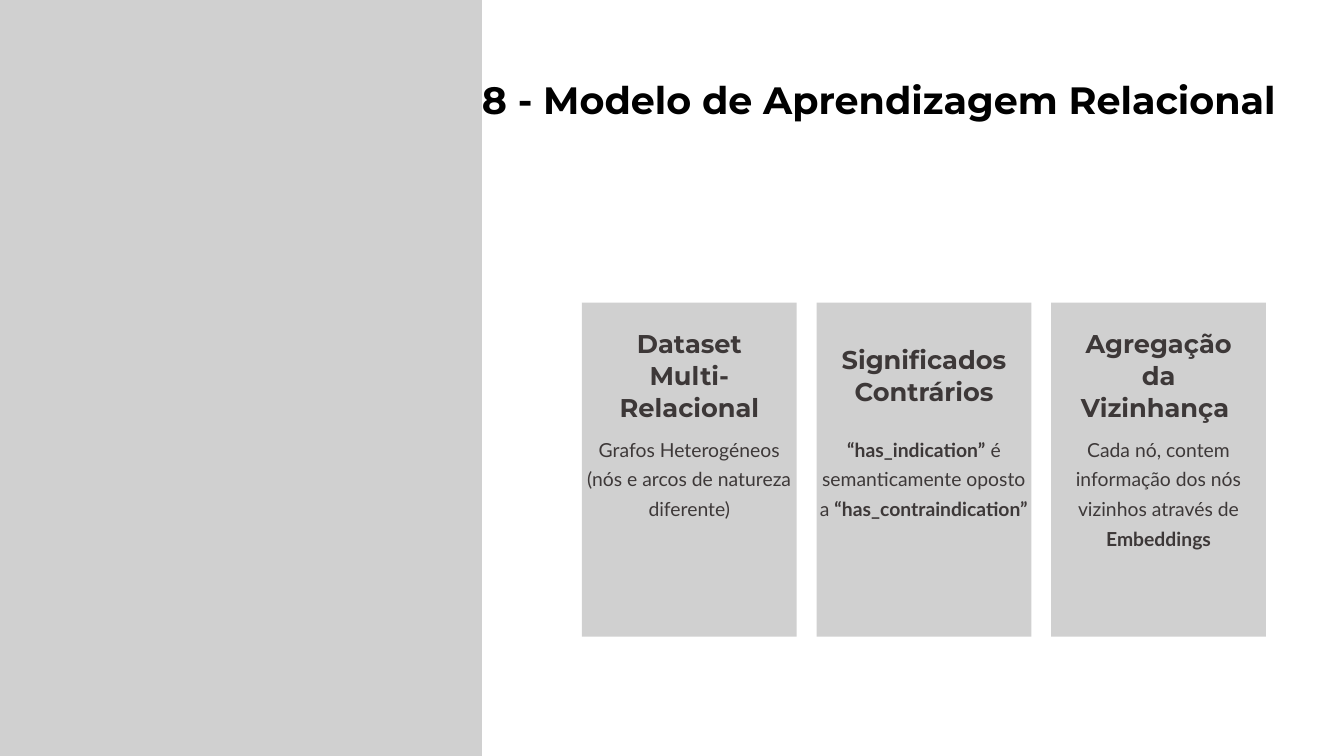
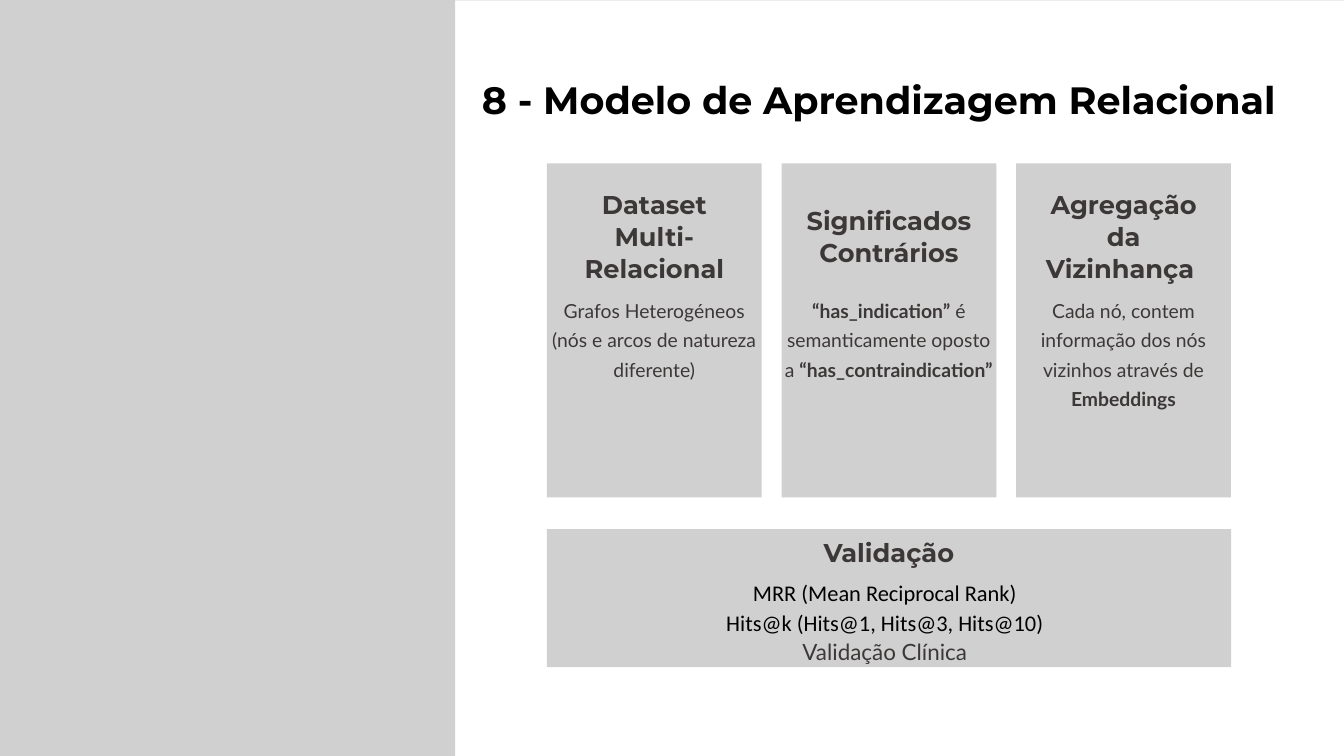
Before and after one commit to GoncaloGarranha/drug-recommender-system, a slide deck: slide 8 of docs/entregas/TFM-fase-desenvolvimento.pptx. Drawn at 1344x756 pixels with LibreOffice and Linux fonts; fonts in the diff are those of the drawing; grey boxes stand for pictures. Boxes give left, top, right and bottom in pixels: in the first picture for what was removed or moved away, otherwise in the second. Text is boxed around its words. In the diff, an @@ line names an element or a change of style, - is before the commit and + after.

```diff
--- a/docs/entregas/TFM-fase-desenvolvimento.pptx
+++ b/docs/entregas/TFM-fase-desenvolvimento.pptx
@@ freeform shape at (0, 1, 1344, 756): outline redrawn @@
@@ picture: place and size @@
-picture at (0, 0, 482, 756)
+picture at (0, 0, 455, 756)
@@ 6 texts, 3 pictures: place and size @@
-6 texts, 3 pictures at (582, 302, 1266, 636)
+6 texts, 3 pictures at (547, 163, 1231, 497)
@@ picture added at (547, 530, 1231, 667) @@
@@ text added at (824, 542, 955, 568), 27.5 pt, text #3D3838, bold @@
+Validação
@@ text added at (726, 585, 1043, 664), 24 pt, text #000000 @@
+MRR (Mean Reciprocal Rank)
+Hits@k (Hits@1, Hits@3, Hits@10)
+Validação Clínica
```
Also in this commit, not shown: 7 other slides changed, 1 slide added.
